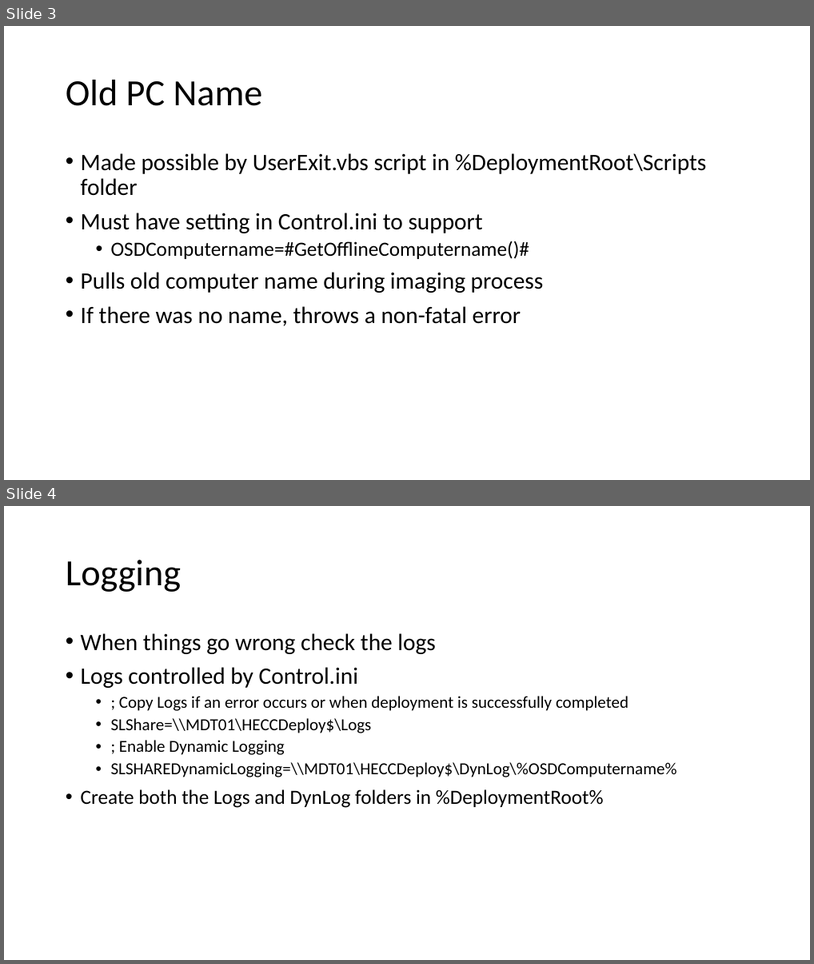
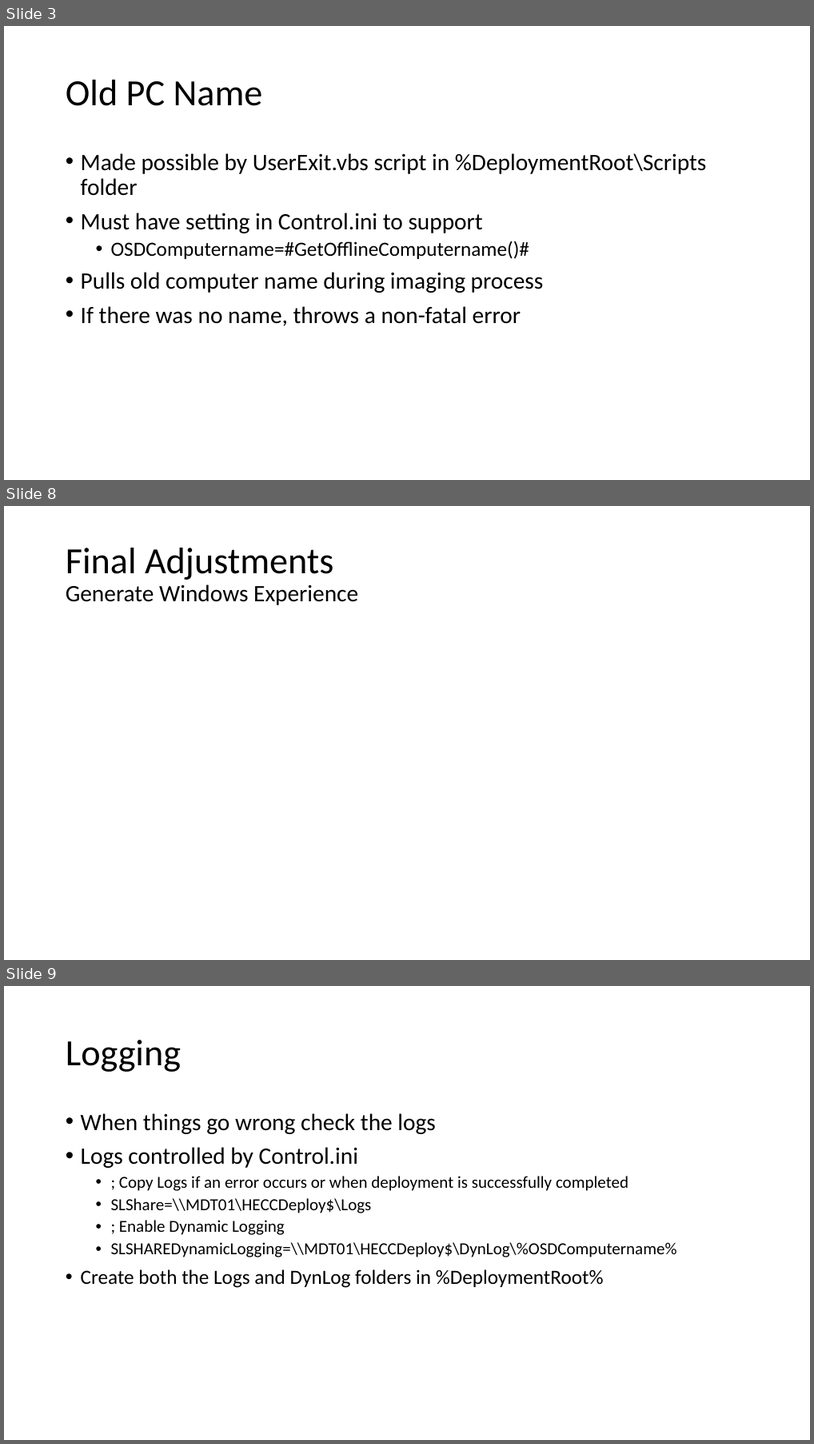
Before and after one commit to fydexx/HECC-2018, a slide deck: Part_02/Section03.pptx. Shown one above the other, each under a label of ours: slides 3 and 4 before the commit, slides 3, 8 and 9 after it; the slides between them are not shown. The pictures are 814x964 and 814x1444 pixels, drawn with LibreOffice and Linux fonts; fonts in the diff are those of the drawing. Boxes give left, top, right and bottom in pixels: in the first picture for what was removed or moved away, otherwise in the second. Text is boxed around its words. In the diff, an @@ line names an element or a change of style, - is before the commit and + after.

```diff
--- a/Part_02/Section03.pptx
+++ b/Part_02/Section03.pptx
@@ slide 8 added at <box>4,506,810,960</box>, background #FFFFFF @@
@@ title added at <box>66,548,358,605</box>, 28 pt, text #000000 @@
+Final Adjustments
+Generate Windows Experience
@@ what was slide 4 is now slide 9 @@
```
Also in this commit, not shown: 4 other slides added.
